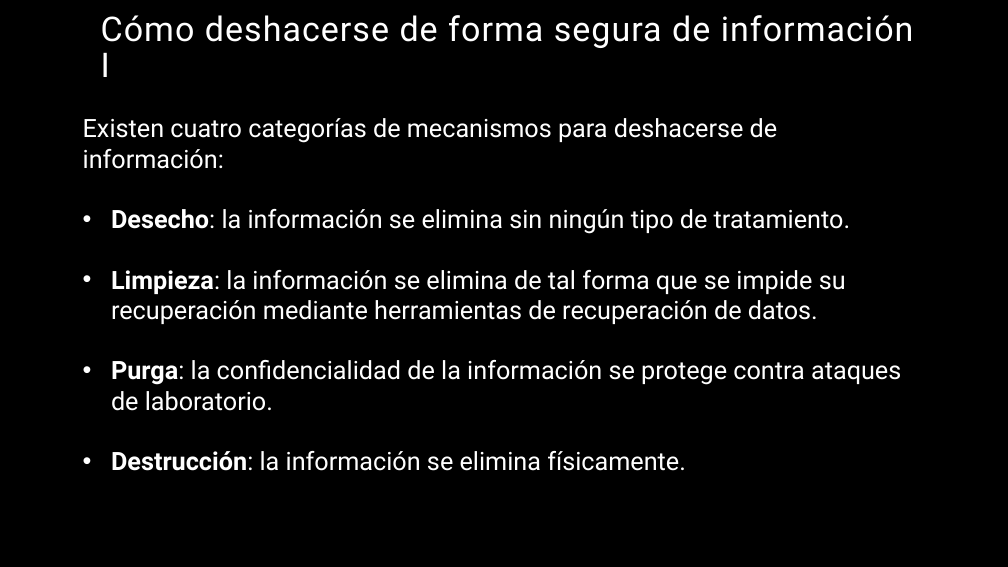
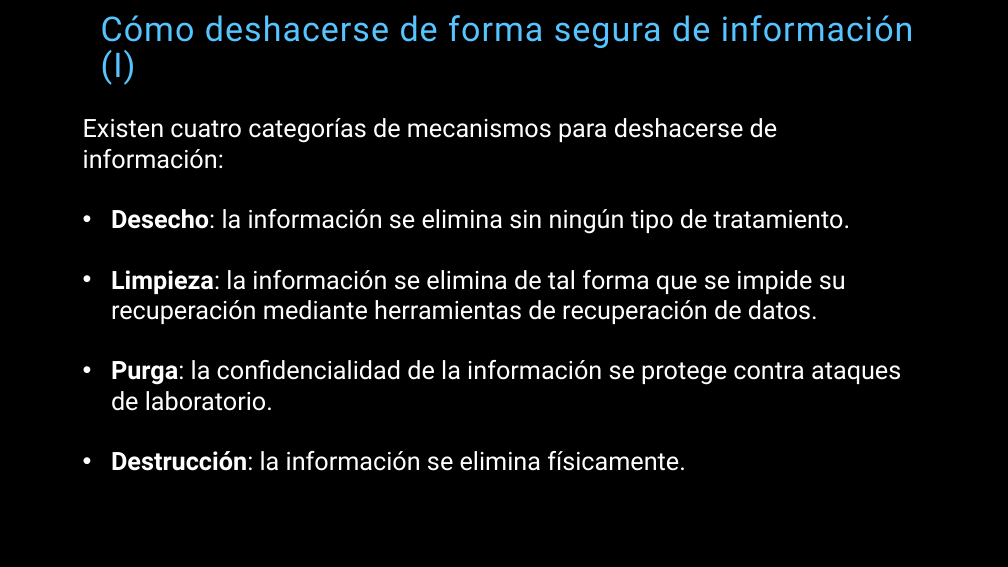
Before and after one commit to miparnisari/implantaciondesistemas, a slide deck: slide 7 of Presentacion/Fuga de Información.pptx. Drawn at 1008x567 pixels with LibreOffice and Linux fonts; fonts in the diff are those of the drawing; background and template pictures are left out. Boxes give left, top, right and bottom in pixels: in the first picture for what was removed or moved away, otherwise in the second. Text is boxed around its words. In the diff, an @@ line names an element or a change of style, - is before the commit and + after.

Commit message:
presentacion: agregado diapositiva de 'gracias'. corregido cosas de formato.

```diff
--- a/Presentacion/Fuga de Información.pptx
+++ b/Presentacion/Fuga de Información.pptx
@@ title at bbox=[101, 15, 914, 85]: text changed; text colour #FFFFFF to #56C5FF @@
-Cómo deshacerse de forma segura de información I
+Cómo deshacerse de forma segura de información (I)
```
Also in this commit, not shown: 15 other slides changed, 2 slides added, 1 slide removed.
